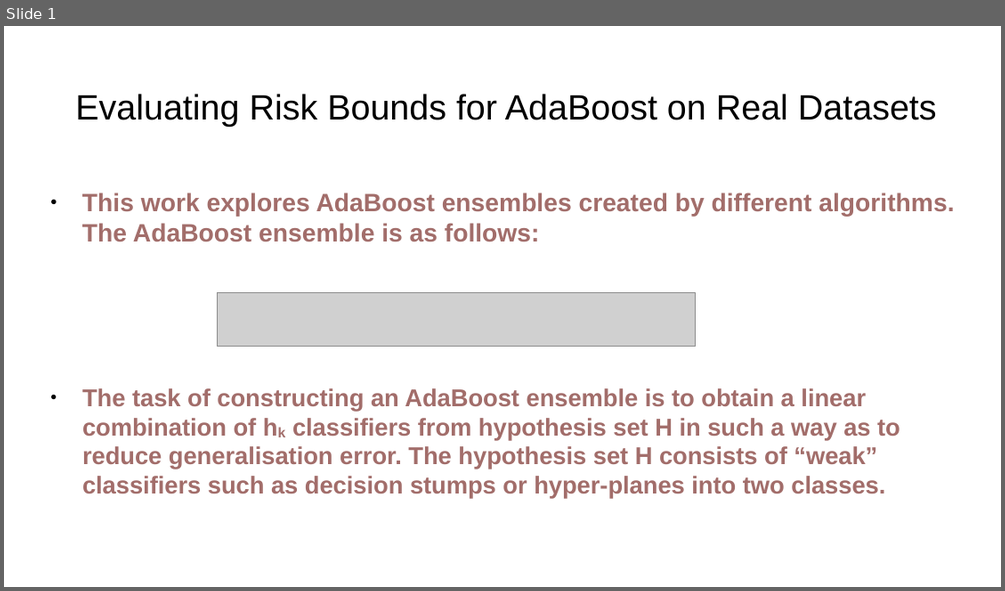
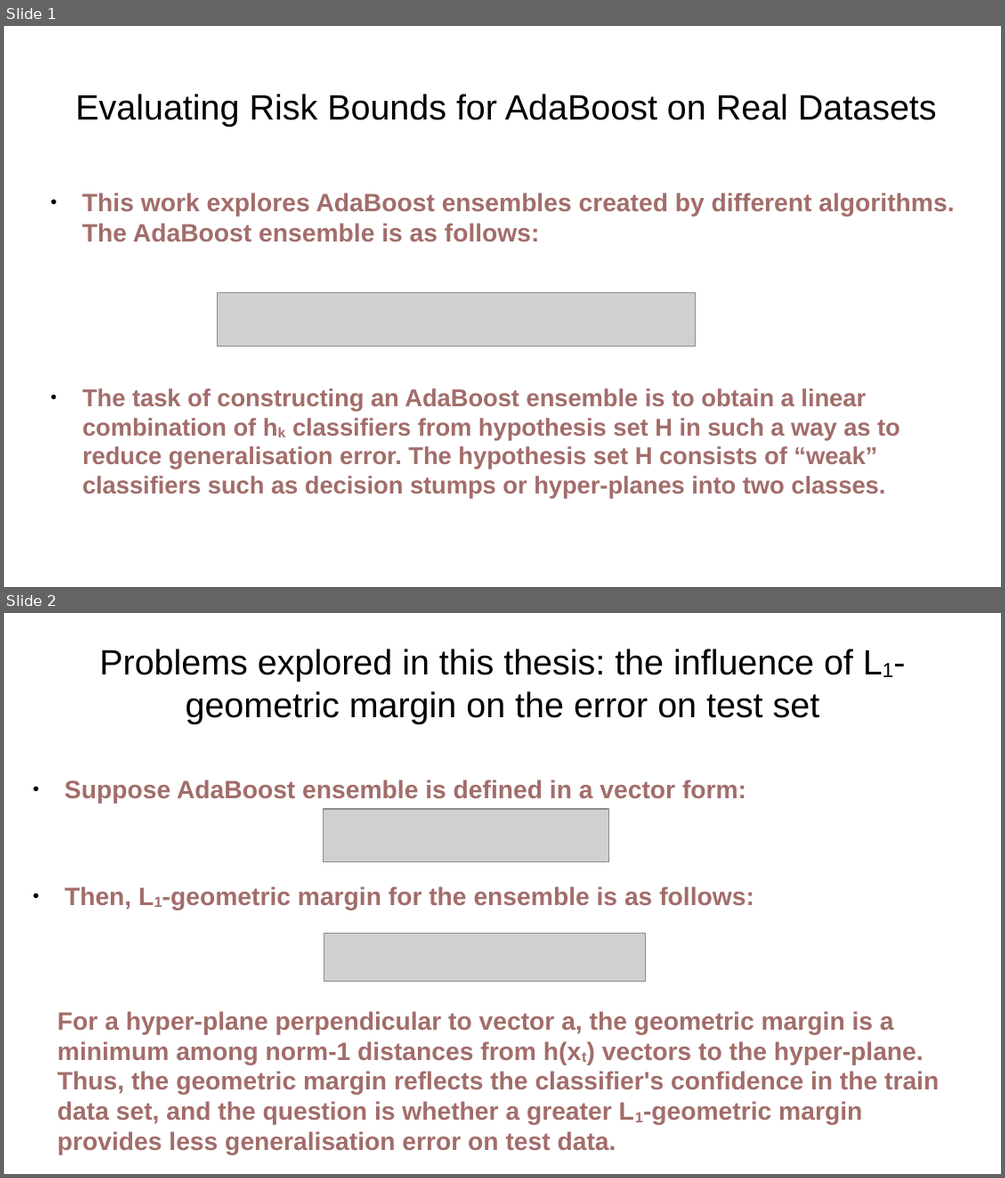
Before and after one commit to vkmbox/Ml-hse-final, a slide deck: output/presentation.pptx. Shown one above the other, each under a label of ours: slide 1 before the commit, slides 1 and 2 after it. The pictures are 1005x591 and 1005x1178 pixels, drawn with LibreOffice and Linux fonts; fonts in the diff are those of the drawing; grey boxes stand for pictures. Boxes give left, top, right and bottom in pixels: in the first picture for what was removed or moved away, otherwise in the second. Text is boxed around its words. In the diff, an @@ line names an element or a change of style, - is before the commit and + after.

```diff
--- a/output/presentation.pptx
+++ b/output/presentation.pptx
@@ slide 2 added at <box>4,613,1001,1174</box>, background #FFFFFF @@
@@ text added at <box>99,649,853,723</box>, 28 pt, text #000000 @@
+Problems explored in this thesis: the influence of L1-geometric margin on the error on test set
@@ text added at <box>65,779,746,803</box>, 20 pt, text #A26D6A, bold @@
+● Suppose AdaBoost ensemble is defined in a vector form:
@@ picture added at <box>324,810,609,863</box> @@
@@ text added at <box>65,886,754,910</box>, 20 pt, text #A26D6A, bold @@
+● Then, L1-geometric margin for the ensemble is as follows:
@@ picture added at <box>324,933,646,981</box> @@
@@ text added at <box>57,1011,938,1155</box>, 20 pt, text #A26D6A, bold @@
+For a hyper-plane perpendicular to vector a, the geometric margin is a minimum among norm-1 distances from h(xt) vectors to the hyper-plane. Thus, the geometric margin reflects the classifier's confidence in the train data set, and the question is whether a greater L1-geometric margin provides less generalisation error on test data.
```
Also in this commit, not shown: 12 other slides added, 1 slide removed, 1 other file.
